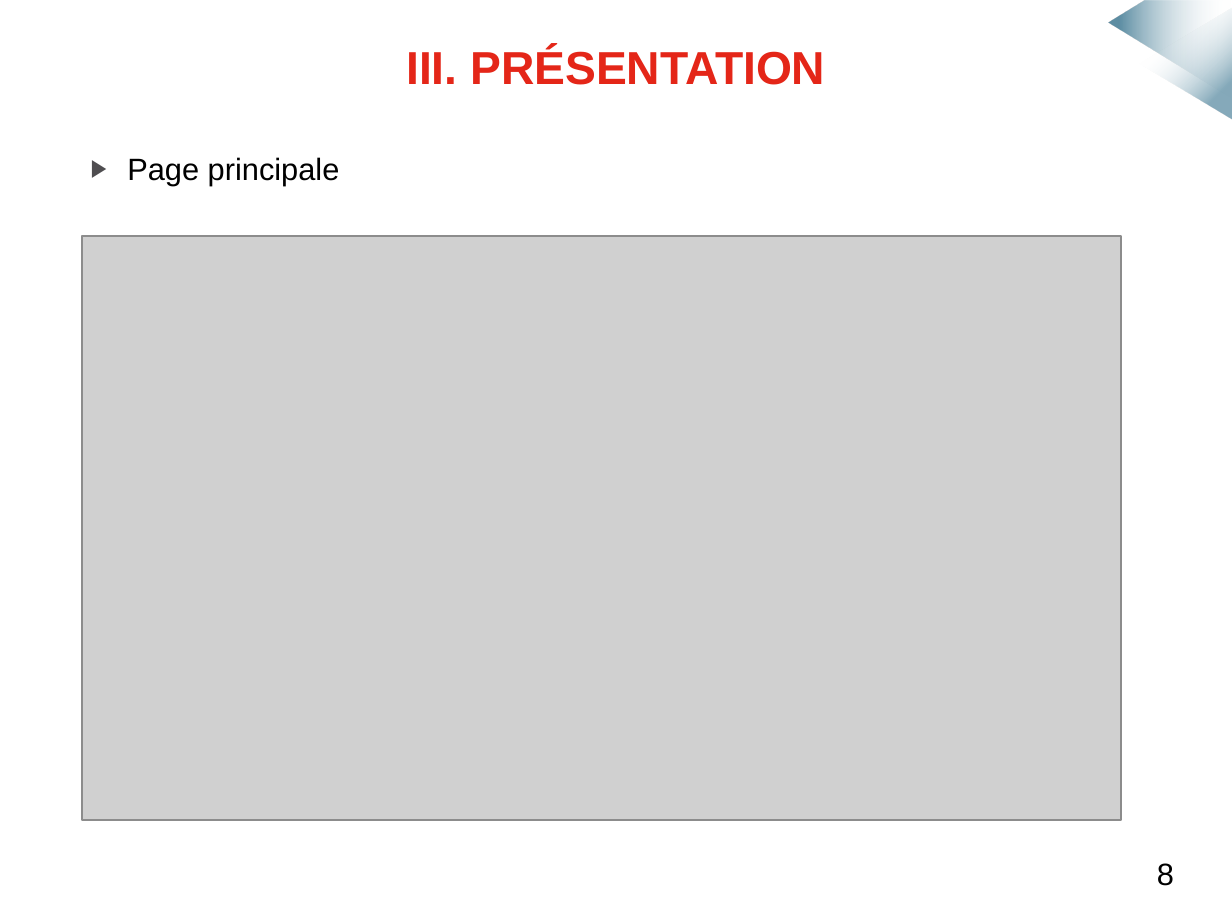
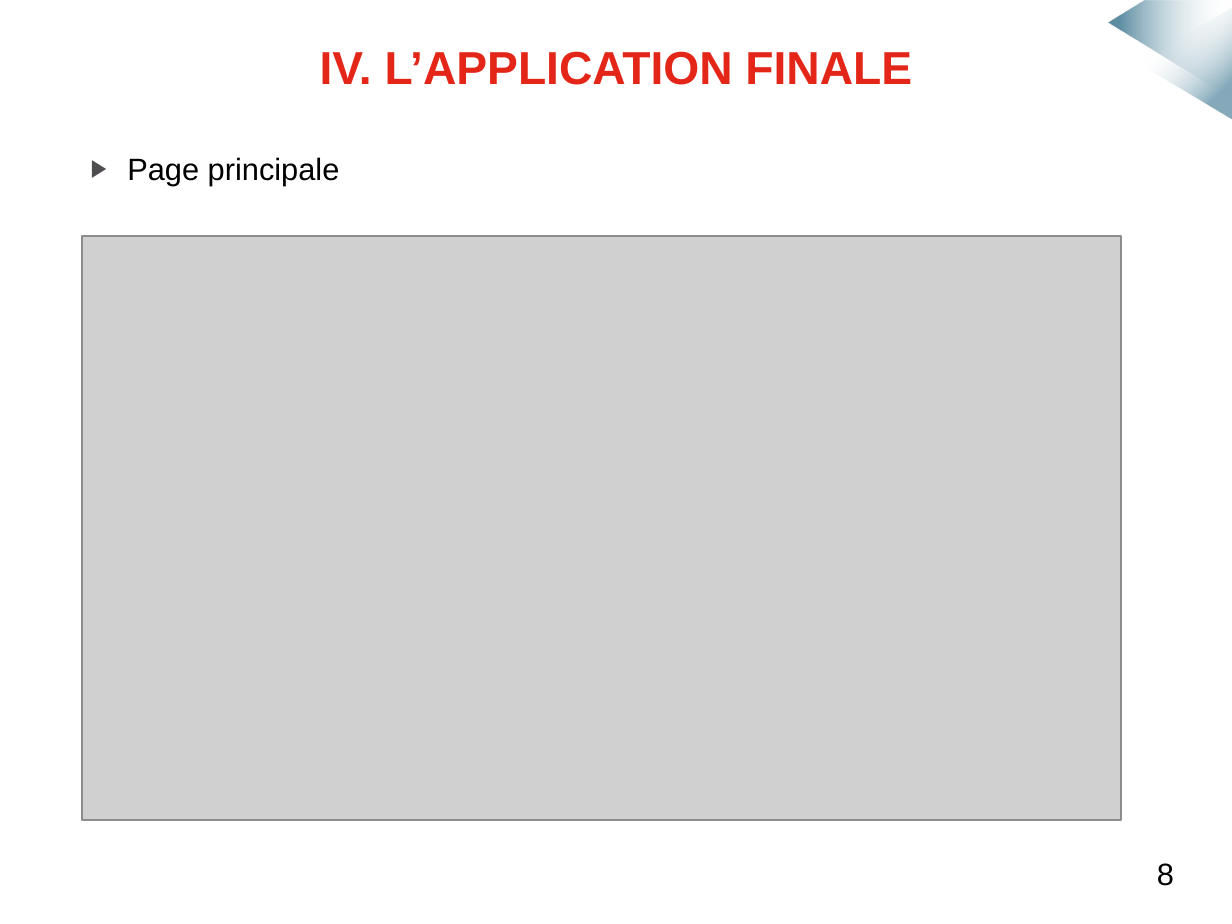
Before and after one commit to mmeven/EP_Domotique_Tablette, a slide deck: slide 12 of Rendu/Diapo_soutenance.pptx. Drawn at 1232x924 pixels with LibreOffice and Linux fonts; fonts in the diff are those of the drawing; grey boxes stand for pictures; background and template pictures are left out. Boxes give left, top, right and bottom in pixels: in the first picture for what was removed or moved away, otherwise in the second. Text is boxed around its words. In the diff, an @@ line names an element or a change of style, - is before the commit and + after.

```diff
--- a/Rendu/Diapo_soutenance.pptx
+++ b/Rendu/Diapo_soutenance.pptx
@@ title at bbox=[320, 51, 912, 85]: text changed @@
-III. PRÉSENTATION
+IV. L’APPLICATION FINALE
```
Also in this commit, not shown: 15 other slides changed, 1 slide removed.
